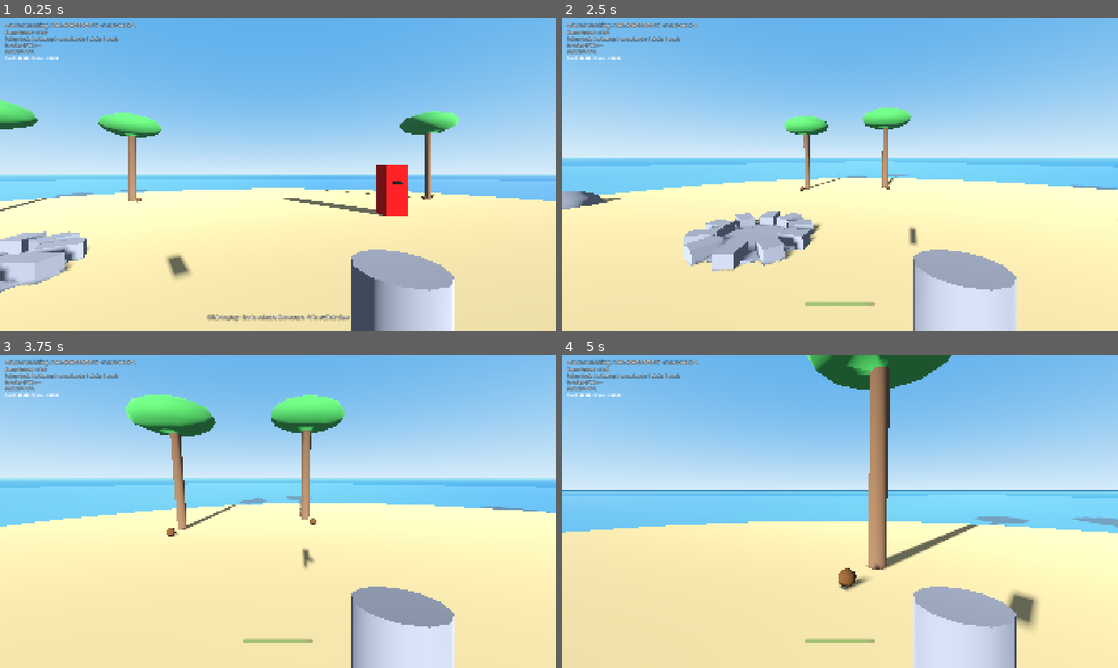
Above: before the commit, frames 1-4 (two rows, left to right).
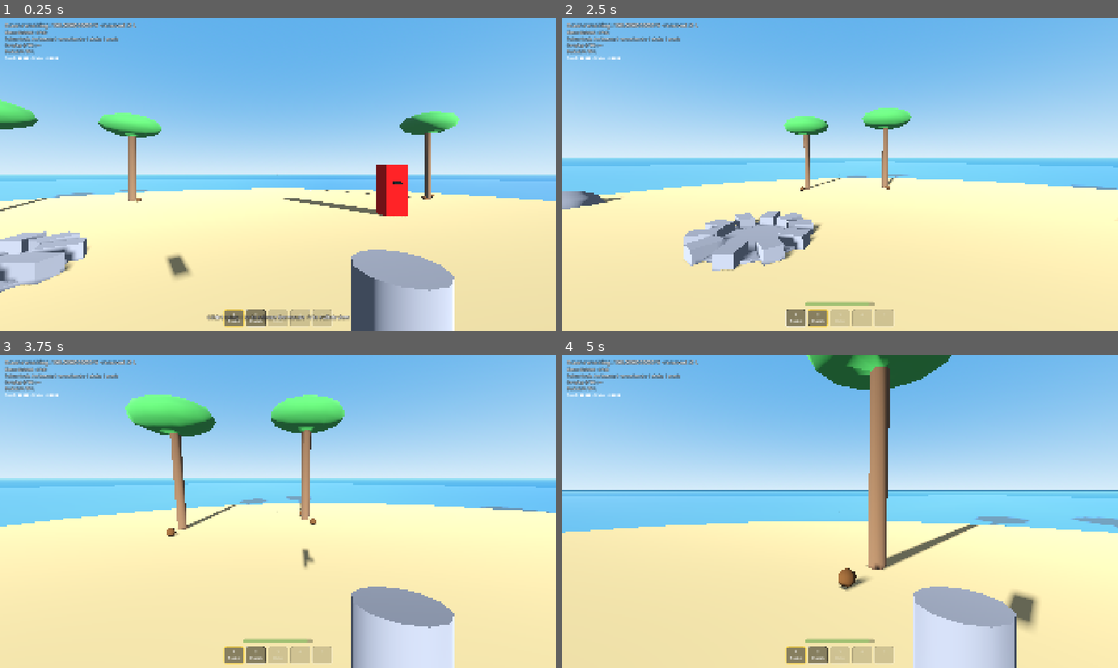
Above: after the commit, the same moments.

Repository: OthmaneWahbi/Drain-The-Ocean
Game: Godot game, scene res://scenes/main.tscn
The game is run twice, just before and just after one commit, with the same random seed, the same clock (stepped at 60 frames per second) and the same inputs.
Inputs (mouse positions are in pixels of both pictures, inside the frame that each line leads up to):
- Up to frame 1 (0.25 s): no input
- Up to frame 2 (2.5 s): tap Enter at 0.5 s; move the mouse to (962, 158) at 0.52 s; hold D (move_right) 0.53-1.28 s; hold Shift (sprint) 0.53-1.28 s; tap E (interact) at 0.6 s; click (962, 158) at 0.67 s; tap Space (jump) at 0.77, 1.07, 1.52, 1.82 s; move the mouse to (812, 174) at 1.27 s; hold W (move_forward) from 1.28 s (still down); tap Shift (sprint) at 1.35 s; click (812, 174) at 1.42 s; tap V (toggle_view) at 1.55 s; move the mouse to (851, 168) at 2.02 s; hold V (toggle_view) from 2.03 s (still down); click (851, 168) at 2.17 s; tap Mouse wheel down (tool_next) at 2.3 s
- Up to frame 3 (3.75 s): keep holding W (move_forward); move the mouse to (272, 517) at 2.77 s; release V (toggle_view) at 2.78 s; tap Mouse wheel down (tool_next) at 2.85 s; click (272, 517) at 2.92 s; tap Space (jump) at 3.02, 3.32 s; tap Mouse wheel up (tool_prev) at 3.05 s; move the mouse to (316, 514) at 3.52 s; hold Mouse wheel up (tool_prev) from 3.53 s (still down)
- Up to frame 4 (5 s): keep holding W (move_forward); tap Space (jump) at 3.77, 4.07, 4.52, 4.55, 4.82 s; click (878, 514) at 3.8 s; move the mouse to (795, 508) at 4.27 s; release Mouse wheel up (tool_prev) at 4.28 s; click (795, 508) at 4.35 s

The runs differ from the first frame. In frame 1, 0.9% of the frame differs, in the area x 40-60%, y 93-99%; in frame 2, 5.5%, in the area x 40-82%, y 66-100%; in frame 3, 1.0%; in frame 4, 1.0%.

Commit message:
Barre d'outils de 5 cases (M-27)
- ToolbarLogic : seau, mains, râteau, 2 cases vides ; 1-5 et molette.
- Le seau n'agit qu'en main ; le râteau ramasse tout seulement en main.
- Barre dans le HUD ; 10 tests ; PRD v0.21, HANDOFF, guide du code.

Co-Authored-By: Claude Opus 5.5 <noreply@anthropic.com>
Claude-Session: https://claude.ai/code/session_01FZUZhSWCVxdJSFZBjgC47Z

Diff:
--- a/game/core/game_config.gd
+++ b/game/core/game_config.gd
@@ -132,6 +132,10 @@
 ## Types qui se posent au bord de l'eau : distance minimale de leur centre au milieu de l'île.
 @export var shore_only_kinds: Dictionary = {"pompe_bras": 15.5, "moulin_pompe": 15.5}
 
+@export_group("Barre d'outils")
+## Les 5 cases de la barre (M-27) : un outil par case, "" = case vide (pour plus tard).
+@export var toolbar_slots: PackedStringArray = PackedStringArray(["seau", "mains", "rateau", "", ""])
+
 @export_group("Pompes et tuyaux")
 ## Litres par seconde quand on actionne la pompe (le seau fait ~5 L/s en comptant les allers-retours).
 @export var pump_rates_lps: Dictionary = {"pompe_bras": 20.0, "moulin_pompe": 10.0}
--- a/game/core/game_state.gd
+++ b/game/core/game_state.gd
@@ -27,6 +27,8 @@
 signal network_changed
 ## Le moulin-pompe a assez pompé tout seul : c'est la fin de la démo (M-05). Une seule fois.
 signal demo_finished
+## On a changé d'outil dans la barre (M-27).
+signal tool_changed
 signal tier_unlocked(tier: int)
 ## Un objet déplaçable a changé de place (zone, objet à portions, miroir, décor).
 signal item_moved(item: Dictionary)
@@ -66,6 +68,8 @@
 var carry_capacity: int
 var speed_multiplier: float = 1.0
 var has_rake: bool = false
+## La barre d'outils de 5 cases : quel outil on tient (M-27).
+var toolbar: ToolbarLogic = ToolbarLogic.new()
 ## Endurance du personnage (pas sauvegardée : elle est pleine au chargement).
 var stamina: StaminaLogic
 ## Faim et soif (sauvegardées).
@@ -138,6 +142,7 @@
 	carry_capacity = config.hand_carry_capacity
 	speed_multiplier = 1.0
 	has_rake = false
+	toolbar = ToolbarLogic.new(config.toolbar_slots)
 	stamina = StaminaLogic.new(config.stamina_run_s, config.stamina_swim_s, config.stamina_regen_s, config.stamina_exhausted_ratio)
 	survival = SurvivalLogic.new(config.food_empty_s, config.water_empty_s, config.starving_penalty_max, config.starving_penalty_time_s)
 	pickups = []
@@ -263,9 +268,42 @@
 ## avec le râteau. Ce qu'on ne peut pas porter reste dans la zone.
 func harvest(zone: Dictionary) -> void:
 	var logic: DryingLogic = zone.logic
-	var n := carry_space() if has_rake else mini(config.manual_harvest_per_click, carry_space())
+	# Le râteau ramasse tout d'un coup, mais seulement si on le TIENT (barre d'outils).
+	var n := carry_space() if current_tool() == "rateau" else mini(config.manual_harvest_per_click, carry_space())
 	var leftover := add_carried(logic.take_some(n))
 	Economy.add(logic.deposit, leftover)
+
+
+# --- Barre d'outils (M-27) --------------------------------------------------------------------
+
+## L'outil tenu : "seau", "mains", "rateau"…
+func current_tool() -> String:
+	return toolbar.current()
+
+
+## Vrai si on possède cet outil (le seau et les mains dès le départ, le râteau après achat).
+func owns_tool(tool: String) -> bool:
+	match tool:
+		"seau", "mains":
+			return true
+		"rateau":
+			return has_rake
+	return false
+
+
+func select_tool(index: int) -> void:
+	if toolbar.select(index, owns_tool):
+		_on_tool_changed()
+
+
+func cycle_tool(direction: int) -> void:
+	if toolbar.cycle(direction, owns_tool):
+		_on_tool_changed()
+
+
+func _on_tool_changed() -> void:
+	bucket.cancel_fill()
+	tool_changed.emit()
 
 
 ## Pose tout ce qu'on porte sur la palette : ça devient le stock utilisable pour payer.
@@ -406,6 +444,7 @@
 			speed_multiplier = maxf(speed_multiplier, item.effect_value)
 		CatalogItem.Effect.RAKE:
 			has_rake = true
+			tool_changed.emit()  # la case du râteau s'allume
 		CatalogItem.Effect.STATION:
 			return add_station(item.effect_param, position)
 		CatalogItem.Effect.UNLOCK_TIER:
@@ -747,7 +786,7 @@
 		"auto_pumped_l": auto_pumped_l,
 		"demo_done": demo_done,
 		"depot": {"position": _v2a(depot.position), "rotation_deg": item_rotation(depot)},
-		"upgrades": {"unlocked_tier": unlocked_tier, "bucket_unit_l": bucket_unit_l, "bucket_count": bucket_count, "carry_capacity": carry_capacity, "speed_multiplier": speed_multiplier, "has_rake": has_rake},
+		"upgrades": {"unlocked_tier": unlocked_tier, "bucket_unit_l": bucket_unit_l, "bucket_count": bucket_count, "carry_capacity": carry_capacity, "speed_multiplier": speed_multiplier, "has_rake": has_rake, "tool": toolbar.selected},
 		"deliveries_count": _deliveries_count,
 		"play_time_s": play_time_s,
 	}
@@ -763,6 +802,8 @@
 	carry_capacity = maxi(int(up.get("carry_capacity", carry_capacity)), config.hand_carry_capacity)
 	speed_multiplier = maxf(float(up.get("speed_multiplier", 1.0)), 1.0)
 	has_rake = bool(up.get("has_rake", false))
+	toolbar.selected = int(up.get("tool", 0))
+	toolbar.ensure_valid(owns_tool)
 	unlocked_tier = maxi(int(up.get("unlocked_tier", 1)), 1)
 	bucket.capacity_l = bucket_unit_l * bucket_count
 	bucket.load_dict(data.get("bucket", {}))
@@ -847,6 +888,7 @@
 # --- Outils internes -----------------------------------------------------------------------
 
 func _emit_all() -> void:
+	tool_changed.emit()
 	network_changed.emit()
 	item_moved.emit(depot)  # la palette n'est pas recréée : on la remet à sa place
 	survival_changed.emit()
--- /dev/null
+++ b/game/core/toolbar_logic.gd
@@ -0,0 +1,52 @@
+class_name ToolbarLogic
+extends RefCounted
+## La barre d'outils de 5 cases (M-27, M-18), sans aucun affichage.
+##
+## Chaque case a un outil fixe ("seau", "mains", "rateau"…) ou est vide (""). Une case n'est
+## utilisable que si l'outil est possédé (le râteau s'achète). On choisit avec 1-5 ou la molette ;
+## la molette saute les cases vides ou pas encore achetées.
+
+var slots: PackedStringArray
+var selected: int = 0
+
+
+func _init(p_slots: PackedStringArray = PackedStringArray(["seau", "mains", "rateau", "", ""])) -> void:
+	slots = p_slots
+
+
+func current() -> String:
+	return slots[selected] if selected >= 0 and selected < slots.size() else ""
+
+
+## Choisit la case `index` si son outil est disponible. Renvoie vrai si ça a changé quelque chose.
+func select(index: int, owned: Callable) -> bool:
+	if index < 0 or index >= slots.size() or index == selected:
+		return false
+	if not is_available(index, owned):
+		return false
+	selected = index
+	return true
+
+
+## Case suivante (+1) ou précédente (-1) disponible, en faisant le tour.
+func cycle(direction: int, owned: Callable) -> bool:
+	var n := slots.size()
+	for step in range(1, n):
+		var i := posmod(selected + direction * step, n)
+		if is_available(i, owned):
+			selected = i
+			return true
+	return false
+
+
+func is_available(index: int, owned: Callable) -> bool:
+	if index < 0 or index >= slots.size():
+		return false
+	var tool := slots[index]
+	return tool != "" and bool(owned.call(tool))
+
+
+## Si l'outil tenu n'est plus disponible (nouvelle partie…), on revient à la première case.
+func ensure_valid(owned: Callable) -> void:
+	if not is_available(selected, owned):
+		selected = 0
--- a/game/data/game_config.tres
+++ b/game/data/game_config.tres
@@ -96,5 +96,6 @@
 auto_pump_kinds = PackedStringArray("moulin_pompe")
 demo_end_auto_pumped_l = 200.0
 pipe_segment_m = 4.0
+toolbar_slots = PackedStringArray("seau", "mains", "rateau", "", "")
 rotation_step_deg = 90.0
 fixed_obstacles = PackedVector3Array(5, -3, 0.8, -10, -8, 0.6, -13, -3, 0.6, 11, -9, 0.6, 3, 17, 0.6, 14, 6, 1.6, -15, 9, 1.6)
--- a/game/localization/strings.csv
+++ b/game/localization/strings.csv
@@ -84,3 +84,7 @@
 DEMO_END_TEXT,"Ton île pompe toute seule. L'océan, lui, n'a presque pas bougé.\nTemps de jeu : %s · Eau retirée : %s L · Baisse : %s","Your island pumps on its own. The ocean has barely moved.\nPlay time: %s · Water removed: %s L · Drop: %s"
 DEMO_END_TEASER,"Bientôt (T3) : pompe motorisée, éolienne, panneaux solaires, collecteur de sel automatique, tapis roulant…","Coming soon (T3): motor pump, wind turbine, solar panels, automatic salt collector, conveyor belt…"
 DEMO_END_CONTINUE,Continuer à jouer,Keep playing
+PROMPT_RAKE,[Clic] Tout ratisser (%d),[Click] Rake it all (%d)
+TOOL_SEAU,Seau,Bucket
+TOOL_MAINS,Mains,Hands
+TOOL_RATEAU,Râteau,Rake
--- a/game/scenes/player/player.gd
+++ b/game/scenes/player/player.gd
@@ -22,6 +22,8 @@
 var target: Node = null
 ## Texte d'aide affiché par le HUD (« [Clic] Verser », etc.).
 var prompt: String = ""
+var _bucket_node: Node3D
+var _rake_node: Node3D
 var _bucket_water: MeshInstance3D
 var _second_bucket: Node3D
 ## Vrai quand le personnage nage (pieds assez loin sous la surface).
@@ -43,12 +45,20 @@
 	var bucket := Node3D.new()
 	bucket.position = Vector3(0.38, -0.42, -0.65)
 	head.add_child(bucket)
+	_bucket_node = bucket
 	bucket.add_child(Greybox.cylinder(0.14, 0.26, Greybox.ROCK, Vector3.ZERO, 12))
 	_bucket_water = Greybox.cylinder(0.12, 0.02, Greybox.WATER, Vector3(0, 0.11, 0), 12)
 	bucket.add_child(_bucket_water)
 	# Le second seau de la palanche, à gauche.
 	_second_bucket = Greybox.cylinder(0.14, 0.26, Greybox.ROCK, Vector3(-0.38, -0.42, -0.65), 12)
 	head.add_child(_second_bucket)
+	# Le râteau, tenu quand on le choisit dans la barre d'outils (M-27).
+	_rake_node = Node3D.new()
+	_rake_node.position = Vector3(0.35, -0.35, -0.7)
+	_rake_node.rotation_degrees = Vector3(-30, 0, 0)
+	_rake_node.add_child(Greybox.box(Vector3(0.04, 0.04, 1.1), Greybox.WOOD, Vector3(0, 0, -0.3)))
+	_rake_node.add_child(Greybox.box(Vector3(0.5, 0.06, 0.06), Greybox.ROCK, Vector3(0, -0.04, -0.85)))
+	head.add_child(_rake_node)
 
 
 func _build_fade() -> void:
@@ -69,6 +79,8 @@
 	if event is InputEventMouseButton and event.pressed and Input.mouse_mode != Input.MOUSE_MODE_CAPTURED:
 		Input.mouse_mode = Input.MOUSE_MODE_CAPTURED
 		get_viewport().set_input_as_handled()
+		return
+	if not GameState.placing and Input.mouse_mode == Input.MOUSE_MODE_CAPTURED and _handle_toolbar_input(event):
 		return
 	if event.is_action_pressed(&"pause"):
 		Input.mouse_mode = Input.MOUSE_MODE_VISIBLE
@@ -162,9 +174,27 @@
 	body_mesh.visible = third_person
 
 
+## Barre d'outils : 1-5 choisit une case, la molette passe à la suivante (M-18, M-27).
+func _handle_toolbar_input(event: InputEvent) -> bool:
+	for i in 5:
+		if event.is_action_pressed(StringName("tool_%d" % (i + 1))):
+			GameState.select_tool(i)
+			return true
+	if event.is_action_pressed(&"tool_next"):
+		GameState.cycle_tool(1)
+		return true
+	if event.is_action_pressed(&"tool_prev"):
+		GameState.cycle_tool(-1)
+		return true
+	return false
+
+
 func _process(delta: float) -> void:
+	var tool := GameState.current_tool()
+	_bucket_node.visible = tool == "seau"
+	_rake_node.visible = tool == "rateau"
 	_bucket_water.visible = not GameState.bucket.is_empty()
-	_second_bucket.visible = GameState.bucket_count > 1
+	_second_bucket.visible = tool == "seau" and GameState.bucket_count > 1
 	if GameState.placing:
 		return  # le mode déplacement (PlacementController) gère la souris et le texte d'aide
 	if GameState.ui_open or Input.mouse_mode != Input.MOUSE_MODE_CAPTURED:
@@ -193,6 +223,10 @@
 		bucket.cancel_fill()
 		if Input.is_action_just_pressed(&"use_tool"):
 			target.use(self)
+		return
+	# Puiser et vider : seulement avec le seau en main.
+	if GameState.current_tool() != "seau":
+		bucket.cancel_fill()
 		return
 	if is_in_water() and not bucket.is_full():
 		prompt = tr("PROMPT_FILL")
--- a/game/scenes/ui/hud.gd
+++ b/game/scenes/ui/hud.gd
@@ -11,6 +11,9 @@
 @onready var fill_bar: ProgressBar = $FillBar
 var stamina_bar: ProgressBar
 var survival_label: Label
+## Les 5 cases de la barre d'outils (M-27), en bas au centre.
+var toolbar_slots: Array[PanelContainer] = []
+var _toolbar_labels: Array[Label] = []
 
 
 func _ready() -> void:
@@ -24,6 +27,9 @@
 	GameState.stock_changed.connect(_refresh_items)
 	GameState.carried_changed.connect(_refresh_items)
 	GameState.bucket_changed.connect(_refresh_items)
+	_build_toolbar()
+	GameState.tool_changed.connect(refresh_toolbar)
+	refresh_toolbar()
 	_refresh_ocean()
 	_refresh_items()
 
@@ -56,6 +62,46 @@
 static func gauge(ratio: float) -> String:
 	var full := clampi(int(ceil(ratio * 5.0 - 0.001)), 0, 5)
 	return "▮".repeat(full) + "▯".repeat(5 - full)
+
+
+func _build_toolbar() -> void:
+	var row := HBoxContainer.new()
+	row.name = "Toolbar"
+	row.set_anchors_preset(Control.PRESET_CENTER_BOTTOM)
+	row.offset_left = -190.0
+	row.offset_right = 190.0
+	row.offset_top = -74.0
+	row.offset_bottom = -14.0
+	row.add_theme_constant_override("separation", 6)
+	row.alignment = BoxContainer.ALIGNMENT_CENTER
+	add_child(row)
+	for i in 5:
+		var slot := PanelContainer.new()
+		slot.custom_minimum_size = Vector2(70, 56)
+		var label := Label.new()
+		label.horizontal_alignment = HORIZONTAL_ALIGNMENT_CENTER
+		label.vertical_alignment = VERTICAL_ALIGNMENT_CENTER
+		label.add_theme_font_size_override("font_size", 13)
+		slot.add_child(label)
+		row.add_child(slot)
+		toolbar_slots.append(slot)
+		_toolbar_labels.append(label)
+
+
+## Case choisie encadrée en jaune, cases vides ou pas encore achetées en grisé.
+func refresh_toolbar() -> void:
+	var tb := GameState.toolbar
+	for i in toolbar_slots.size():
+		var tool: String = tb.slots[i] if i < tb.slots.size() else ""
+		var available := tb.is_available(i, GameState.owns_tool) if i < tb.slots.size() else false
+		_toolbar_labels[i].text = "%d\n%s" % [i + 1, tr("TOOL_" + tool.to_upper()) if tool != "" else ""]
+		var style := StyleBoxFlat.new()
+		style.bg_color = Color(0, 0, 0, 0.45)
+		style.set_corner_radius_all(6)
+		style.set_border_width_all(3 if i == tb.selected else 1)
+		style.border_color = Color(1.0, 0.85, 0.3) if i == tb.selected else Color(1, 1, 1, 0.25)
+		toolbar_slots[i].add_theme_stylebox_override("panel", style)
+		toolbar_slots[i].modulate = Color.WHITE if available else Color(1, 1, 1, 0.35)
 
 
 func _build_stamina_bar() -> void:
--- a/game/scenes/world/drying_zone_view.gd
+++ b/game/scenes/world/drying_zone_view.gd
@@ -89,7 +89,7 @@
 func get_prompt(_player: Node) -> String:
 	var logic: DryingLogic = zone.logic
 	var state := tr("ZONE_STATE") % [logic.water_l, logic.capacity_l]
-	if not GameState.bucket.is_empty() and logic.free_space_l() > 0.0:
+	if GameState.current_tool() == "seau" and not GameState.bucket.is_empty() and logic.free_space_l() > 0.0:
 		return "%s · %s" % [tr("PROMPT_POUR"), state]
 	if logic.free_space_l() <= 0.0:
 		return "%s · %s" % [tr("ZONE_FULL"), state]
@@ -99,7 +99,7 @@
 ## Clic gauche : verser si on a de l'eau et de la place.
 func use(_player: Node) -> void:
 	var logic: DryingLogic = zone.logic
-	if not GameState.bucket.is_empty() and logic.free_space_l() > 0.0:
+	if GameState.current_tool() == "seau" and not GameState.bucket.is_empty() and logic.free_space_l() > 0.0:
 		GameState.pour_bucket_into(zone)
 
 
@@ -134,10 +134,19 @@
 
 	func get_prompt(_player: Node) -> String:
 		var amount := Economy.count((zone.logic as DryingLogic).deposit)
-		return tr("PROMPT_PILE") % amount if amount > 0 else ""
+		if amount <= 0:
+			return ""
+		if GameState.current_tool() == "rateau":
+			return tr("PROMPT_RAKE") % amount
+		return tr("PROMPT_PILE") % amount
 
 	func interact(_player: Node) -> void:
 		GameState.harvest(zone)
+
+	## Clic avec le râteau en main : tout ratisser d'un coup.
+	func use(_player: Node) -> void:
+		if GameState.current_tool() == "rateau":
+			GameState.harvest(zone)
 
 
 ## Ce que la touche G déplace (voir placement_controller.gd).
--- a/game/tests/test_game_loop.gd
+++ b/game/tests/test_game_loop.gd
@@ -114,6 +114,10 @@
 	gs.open_crate(gs.order(["rateau"]))
 	var basin: Dictionary = gs.zones[0]
 	basin.logic.deposit = {"sel": 8}
+	gs.harvest(basin)
+	assert_eq(gs.carried_count(), 3, "râteau acheté mais pas en main : 3 par 3")
+	gs.select_tool(2)
+	assert_eq(gs.current_tool(), "rateau")
 	gs.harvest(basin)
 	assert_eq(gs.carried_count(), 8)
 	assert_false(basin.logic.has_deposit())
--- /dev/null
+++ b/game/tests/test_toolbar.gd
@@ -0,0 +1,116 @@
+extends TestCase
+## La barre d'outils de 5 cases (M-27) : choisir, faire défiler, outils pas encore achetés.
+
+const GameStateScript := preload("res://core/game_state.gd")
+
+var gs: Node
+
+
+func before_each() -> void:
+	gs = GameStateScript.new()
+	var cfg: GameConfig = load("res://data/game_config.tres").duplicate()
+	cfg.total_ocean_volume_l = 1.0e6
+	gs.setup(cfg)
+
+
+func after_each() -> void:
+	gs.free()
+
+
+func test_starts_with_the_bucket() -> void:
+	assert_eq(gs.current_tool(), "seau")
+	assert_eq(gs.toolbar.slots.size(), 5)
+
+
+func test_select_by_number() -> void:
+	gs.select_tool(1)
+	assert_eq(gs.current_tool(), "mains")
+	gs.select_tool(0)
+	assert_eq(gs.current_tool(), "seau")
+
+
+func test_cannot_select_rake_before_buying_it_nor_empty_slots() -> void:
+	gs.select_tool(2)
+	assert_eq(gs.current_tool(), "seau", "pas de râteau encore")
+	gs.select_tool(3)
+	assert_eq(gs.current_tool(), "seau", "case vide")
+	gs.select_tool(99)
+	gs.select_tool(-1)
+	assert_eq(gs.current_tool(), "seau")
+
+
+func test_wheel_cycles_and_skips_unavailable() -> void:
+	gs.cycle_tool(1)
+	assert_eq(gs.current_tool(), "mains")
+	gs.cycle_tool(1)
+	assert_eq(gs.current_tool(), "seau", "râteau pas acheté et cases vides sautés : retour au début")
+	gs.cycle_tool(-1)
+	assert_eq(gs.current_tool(), "mains")
+	gs.has_rake = true
+	gs.cycle_tool(1)
+	assert_eq(gs.current_tool(), "rateau")
+
+
+func test_tool_changed_is_emitted_only_on_real_change() -> void:
+	var n := [0]
+	gs.tool_changed.connect(func(): n[0] += 1)
+	gs.select_tool(0)
+	assert_eq(n[0], 0, "déjà le seau")
+	gs.select_tool(1)
+	assert_eq(n[0], 1)
+	gs.select_tool(2)
+	assert_eq(n[0], 1, "râteau refusé")
+
+
+func test_changing_tool_cancels_a_fill_in_progress() -> void:
+	gs.bucket.hold_fill(0.3)
+	assert_true(gs.bucket.fill_progress_ratio() > 0.0)
+	gs.select_tool(1)
+	assert_almost(gs.bucket.fill_progress_ratio(), 0.0)
+
+
+func test_hands_harvest_three_rake_harvests_all() -> void:
+	var basin: Dictionary = gs.zones[0]
+	basin.logic.deposit = {"sel": 9}
+	gs.has_rake = true
+	gs.select_tool(1)
+	gs.harvest(basin)
+	assert_eq(gs.carried_count(), 3)
+	gs.select_tool(2)
+	gs.harvest(basin)
+	assert_eq(gs.carried_count(), 9)
+
+
+func test_selected_tool_is_saved_and_checked_on_load() -> void:
+	gs.has_rake = true
+	gs.select_tool(2)
+	var data: Dictionary = JSON.parse_string(JSON.stringify(gs.to_dict()))
+	var other: Node = GameStateScript.new()
+	other.setup(gs.config)
+	other.load_dict(data)
+	assert_eq(other.current_tool(), "rateau")
+	# Sauvegarde abîmée : le râteau tenu sans être possédé → retour au seau.
+	data["upgrades"]["has_rake"] = false
+	other.load_dict(data)
+	assert_eq(other.current_tool(), "seau")
+	data["upgrades"]["tool"] = 42
+	other.load_dict(data)
+	assert_eq(other.current_tool(), "seau")
+	other.free()
+
+
+func test_new_game_gives_back_the_bucket() -> void:
+	gs.select_tool(1)
+	gs.new_game()
+	assert_eq(gs.current_tool(), "seau")
+
+
+func test_toolbar_logic_alone() -> void:
+	var tb := ToolbarLogic.new(PackedStringArray(["a", "", "b"]))
+	var owned := func(t): return t == "a" or t == "b"
+	assert_true(tb.cycle(1, owned))
+	assert_eq(tb.current(), "b")
+	assert_true(tb.cycle(1, owned))
+	assert_eq(tb.current(), "a")
+	var nothing := ToolbarLogic.new(PackedStringArray(["a", ""]))
+	assert_false(nothing.cycle(1, func(_t): return false), "rien d'autre de disponible")
Not shown, added: game/core/toolbar_logic.gd.uid
Not shown, added: game/tests/test_toolbar.gd.uid
Not shown, changed: HANDOFF.md
Not shown, changed: docs/GUIDE_CODE.md
Not shown, changed: docs/PRD.md
